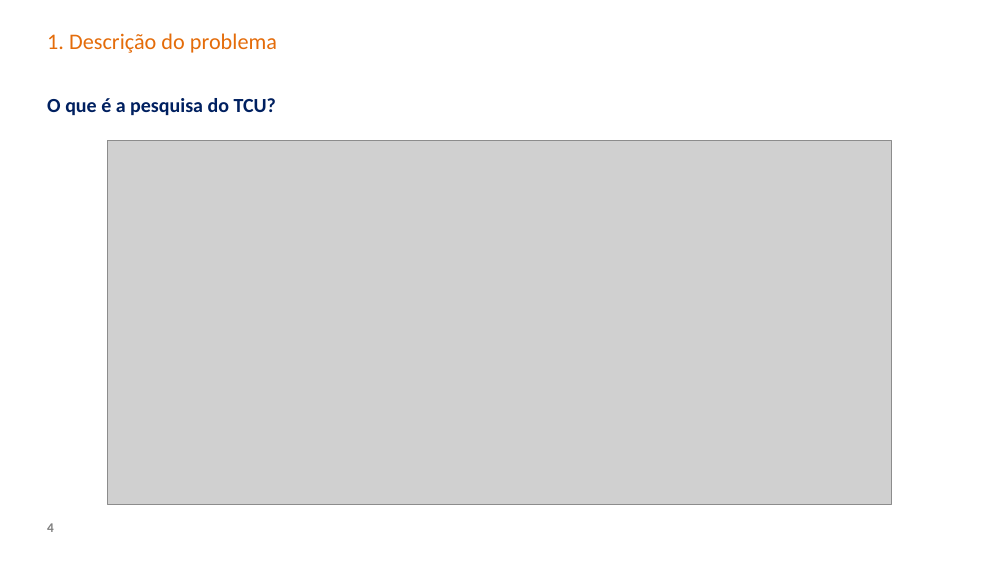
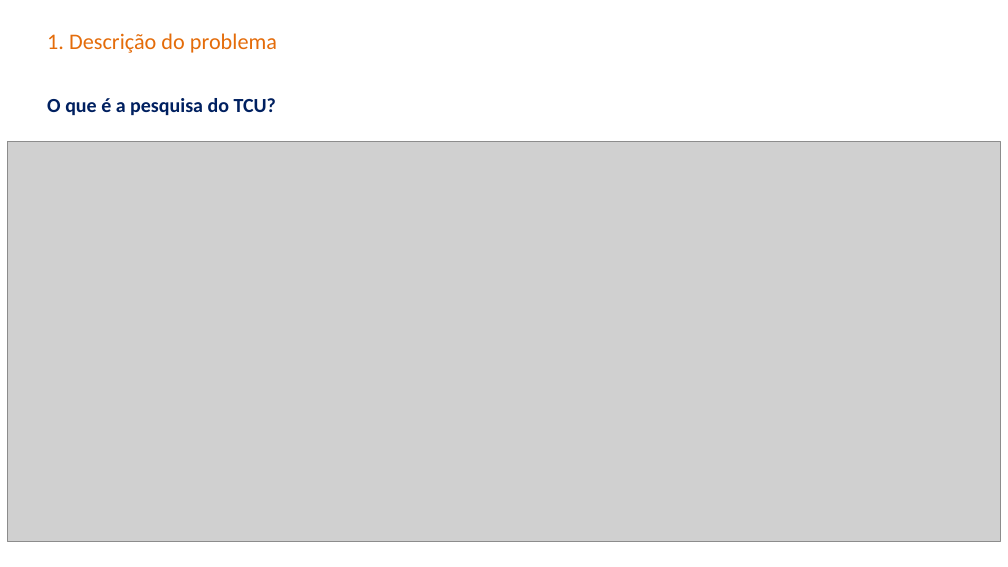
Before and after one commit to carisio/juris_tcu_expansao_doc, a slide deck: slide 3 of projeto_final/Apresentação.pptx (slide 4 before the commit). Drawn at 1008x567 pixels with LibreOffice and Linux fonts; fonts in the diff are those of the drawing; grey boxes stand for pictures; background and template pictures are left out. Boxes give left, top, right and bottom in pixels: in the first picture for what was removed or moved away, otherwise in the second. Text is boxed around its words. In the diff, an @@ line names an element or a change of style, - is before the commit and + after.

```diff
--- a/projeto_final/Apresentação.pptx
+++ b/projeto_final/Apresentação.pptx
@@ picture resized from (x1=107, y1=140, x2=891, y2=504) to (x1=8, y1=142, x2=1000, y2=542) @@
@@ page number removed at (x1=47, y1=523, x2=54, y2=532) @@
-4
```
Also in this commit, not shown: 6 other slides changed, 4 slides added, 1 other file.
